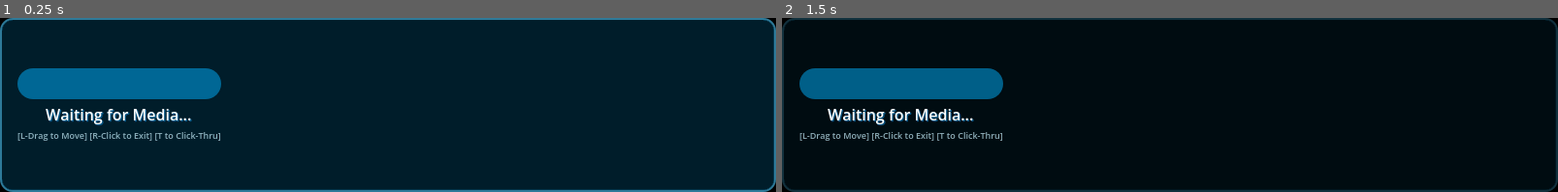
Above: before the commit, frames 1-2 (left to right).
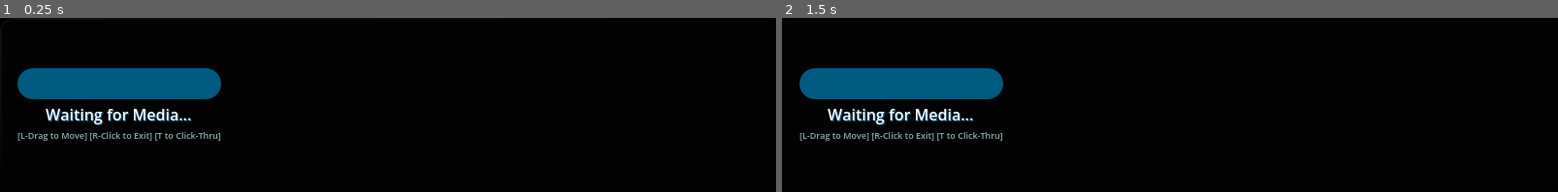
Above: after the commit, the same moments.

Repository: Ghigog/live-lyrics
Game: Godot game, scene res://ui/main_overlay.tscn
The game is run twice, just before and just after one commit, with the same random seed, the same clock (stepped at 60 frames per second) and the same inputs.
Inputs (mouse positions are in pixels of both pictures, inside the frame that each line leads up to):
- Up to frame 1 (0.25 s): no input
- Up to frame 2 (1.5 s): tap Enter at 0.5, 1.25 s; move the mouse to (1340, 96) at 0.52 s; tap T at 0.6 s; click (1340, 96) at 0.67 s; drag from (1014, 113) to (1131, 139) at 1.27 s

The runs differ from the first frame. In frame 1, 94% of the frame differs, in the area x 0-100%, y 0-100%; in frame 2, 3.4%.

Commit message:
feat: integrate premium Y2K liquid-glass shader with dynamic gloss sweep animation

Diff:
--- /dev/null
+++ b/assets/shaders/glass_panel.gdshader
@@ -0,0 +1,75 @@
+shader_type canvas_item;
+
+uniform sampler2D SCREEN_TEXTURE : hint_screen_texture, filter_linear_mipmap;
+
+group_uniforms Color;
+uniform float brightness = 0.1;
+uniform float chromatic_shift_amount : hint_range(0.0, 1.0, 0.01) = 0.2;
+
+group_uniforms Refraction;
+uniform float bend_amount : hint_range(0.0, 1.0, 0.05) = 0.4;
+
+group_uniforms Blur;
+uniform float blur_amount : hint_range(0.0, 10.0, 0.1) = 2.0;
+
+group_uniforms Grain;
+uniform float grain_amount : hint_range(0.0, 1.0, 0.05) = 0.05;
+
+group_uniforms Light;
+uniform float curve_light_blend : hint_range(0.0, 1.0, 0.05) = 0.5;
+uniform float rim_light_blend : hint_range(0.0, 1.0, 0.05) = 0.8;
+
+/**
+Does not actually set the shadow color, but rather is used to exclude shadow color from stylebox from blurring
+**/
+uniform vec4 shadow_color : source_color;
+
+float noise(vec2 uv){
+	return fract(sin(dot(uv, vec2(9.82131, 58.234))) * 45312.1324);
+}
+
+void fragment() {
+	vec2 warp_dir = UV;
+	warp_dir.x = 1.0 - mix(mix(0.5, 1.0,pow(warp_dir.x, 8.0)), 0.0, pow(1.0 - warp_dir.x, 8.0));
+	warp_dir.y = mix(mix(0.5, 1.0,pow(warp_dir.y, 8.0)), 0.0, pow(1.0 - warp_dir.y, 8.0));
+	warp_dir = warp_dir * 2.0 - 1.0;
+
+	vec2 warp = warp_dir * pow(COLOR.a - 0.1, 2.0)*bend_amount;
+	vec2 warped_uv = SCREEN_UV / (1.0 - warp);
+
+	vec2 chromatic_shift = warp * chromatic_shift_amount;
+
+	vec4 screen = vec4(
+		textureLod(SCREEN_TEXTURE, warped_uv + chromatic_shift, blur_amount).rg,
+		textureLod(SCREEN_TEXTURE, warped_uv, blur_amount).ba
+	);
+
+	float edge_mask = COLOR.a;
+	float curve_mask = clamp((edge_mask - 0.5) / (1.0 - 0.5), 0.0, 1.0);
+	float curve_light = sin(curve_mask * PI) * edge_mask;
+	curve_light *= 1.0 - pow(length(UV),2.0);
+	curve_light = clamp(curve_light, 0.0, 1.0);
+	curve_light *= curve_light_blend;
+
+	float rim_mask = abs((UV.y + UV.x) - 1.0);
+	float rim = clamp((edge_mask - 0.9) / (1.0 - 0.9), 0.0, 1.0);
+	rim *= rim_light_blend;
+	rim *= rim_mask;
+
+	// Dynamic early-2000s liquid glass shine sweep (Phase 4 requirement)
+	float shine_pos = mod(TIME * 0.25, 2.5) - 0.7; // Periodic diagonal sweep
+	float shine_width = 0.18;
+	float shine_mask = smoothstep(shine_pos - shine_width, shine_pos, UV.x + UV.y) *
+	                   (1.0 - smoothstep(shine_pos, shine_pos + shine_width, UV.x + UV.y));
+	float shine = shine_mask * 0.15 * edge_mask;
+
+	float grain = clamp(noise(SCREEN_UV), 0.0, 1.0);
+	grain = grain * 2.0 - 1.0;
+	grain = (grain * grain_amount) + 1.0;
+
+	screen *= grain;
+
+	if(COLOR.rgb != shadow_color.rgb){
+		COLOR = screen * vec4(COLOR.rgb, 1.0) + rim + curve_light + brightness + shine;
+	}
+}
--- a/ui/main_overlay.gd
+++ b/ui/main_overlay.gd
@@ -61,6 +61,20 @@
 	glass_style.shadow_color = Color(0, 0, 0, 0.15)
 	glass_style.shadow_size = 10
 	panel.add_theme_stylebox_override("panel", glass_style)
+
+	# Load and apply the custom pneumaturgy-godot Y2K Liquid-Glass Shader
+	var shader_material = ShaderMaterial.new()
+	shader_material.shader = load("res://assets/shaders/glass_panel.gdshader")
+	shader_material.set_shader_parameter("brightness", 0.08)
+	shader_material.set_shader_parameter("chromatic_shift_amount", 0.15)
+	shader_material.set_shader_parameter("bend_amount", 0.25)
+	shader_material.set_shader_parameter("blur_amount", 3.0) # Sleek blurred desktop background refraction
+	shader_material.set_shader_parameter("grain_amount", 0.03) # Subtle organic grain texture
+	shader_material.set_shader_parameter("curve_light_blend", 0.5)
+	shader_material.set_shader_parameter("rim_light_blend", 0.7)
+	shader_material.set_shader_parameter("shadow_color", Color(0, 0, 0, 0.15))
+	panel.material = shader_material
+
 	add_child(panel)
 
 	# 2. Main Margin layout
Not shown, changed: tickets.md
